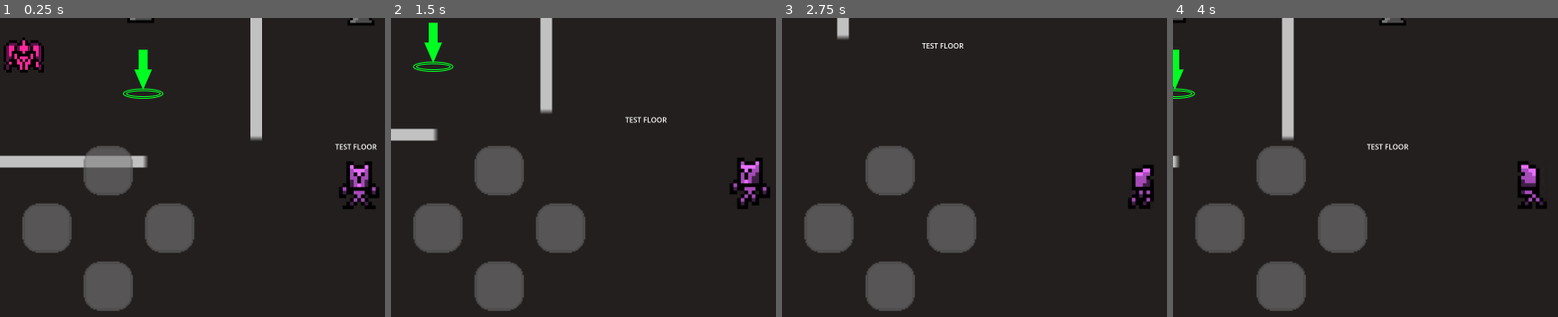
Above: before the commit, frames 1-4 (left to right).
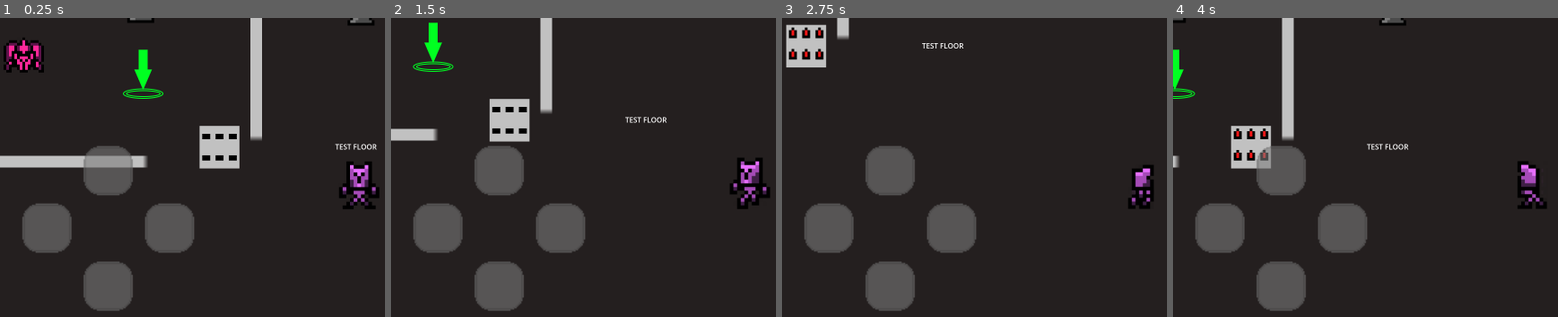
Above: after the commit, the same moments.

Repository: alain-cheng/MOBDEVE-MP
Game: Godot game, scene res://main.tscn
The game is run twice, just before and just after one commit, with the same random seed, the same clock (stepped at 60 frames per second) and the same inputs.
Inputs (mouse positions are in pixels of both pictures, inside the frame that each line leads up to):
- Up to frame 1 (0.25 s): no input
- Up to frame 2 (1.5 s): tap Enter at 0.5 s; move the mouse to (outside the picture) at 0.52 s; hold Right (ui_right) 0.53-1.28 s; click (outside the picture) at 0.67 s; move the mouse to (606, 194) at 1.27 s; hold Down (ui_down) from 1.28 s (still down)
- Up to frame 3 (2.75 s): move the mouse to (outside the picture) at 2.02 s; release Down (ui_down) at 2.03 s; hold Right (ui_right) from 2.03 s (still down)
- Up to frame 4 (4 s): move the mouse to (1496, 245) at 2.77 s; release Right (ui_right) at 2.78 s; hold Up (ui_up) 2.78-3.53 s; click (1496, 245) at 2.92 s; move the mouse to (outside the picture) at 3.52 s; hold Left (ui_left) from 3.53 s (still down)

The runs differ from the first frame. In frame 1, 1.5% of the frame differs, in the area x 51-63%, y 36-51%; in frame 2, 1.5%; in frame 3, 1.5%, in the area x 0-12%, y 2-17%; in frame 4, 1.5%.
Error before the commit: Invalid access to property or key 'timer' on a base object of type 'null instance'. (res://floors/testFloor/testFloor.gd:9)

Commit message:
Reconnect signals

Diff:
--- a/app/src/main/assets/floors/testFloor/testFloor.tscn
+++ b/app/src/main/assets/floors/testFloor/testFloor.tscn
@@ -8,6 +8,7 @@
 [ext_resource type="PackedScene" uid="uid://b4avbltaqwlpm" path="res://traps/Kapre.tscn" id="6_bbujj"]
 [ext_resource type="PackedScene" uid="uid://df5kyj6v1bldp" path="res://traps/Manananggal.tscn" id="7_x32fs"]
 [ext_resource type="PackedScene" uid="uid://cj0a6ch8jhqqt" path="res://environment/wall.tscn" id="8_6r00p"]
+[ext_resource type="PackedScene" uid="uid://dtn8oh314a4hk" path="res://environment/traps/spikes/Spikes.tscn" id="9_sr1y7"]
 
 [node name="TestFloor" type="Node2D"]
 script = ExtResource("1_nxxbc")
@@ -25,7 +26,6 @@
 vertical_alignment = 1
 
 [node name="EndPoint" parent="." instance=ExtResource("3_nxc6h")]
-
 position = Vector2(722, 343)
 
 [node name="DragonGargoyle2" parent="." instance=ExtResource("4_nytpu")]
@@ -52,3 +52,9 @@
 
 [node name="Area2D2" parent="." instance=ExtResource("8_6r00p")]
 position = Vector2(-390, 524)
+
+[node name="Spikes" parent="." instance=ExtResource("9_sr1y7")]
+position = Vector2(892, 495)
+
+[connection signal="changeFloor" from="EndPoint" to="." method="_on_end_point_change_floor"]
+[connection signal="damage_taken" from="Spikes" to="Player" method="on_damage_taken"]
--- a/app/src/main/assets/player/Player.tscn
+++ b/app/src/main/assets/player/Player.tscn
@@ -166,7 +166,6 @@
 }]
 
 [sub_resource type="RectangleShape2D" id="RectangleShape2D_6hi15"]
-
 size = Vector2(49, 9)
 
 [sub_resource type="RectangleShape2D" id="RectangleShape2D_wscho"]
@@ -181,7 +180,6 @@
 
 [node name="EnvironmentCollider" type="CollisionShape2D" parent="."]
 position = Vector2(-0.5, 61.5)
-
 shape = SubResource("RectangleShape2D_6hi15")
 
 [node name="PlayerCamera" type="Camera2D" parent="."]
Not shown: 1 places in app/src/main/assets/floors/testFloor/testFloor.tscn that only renumber resources
